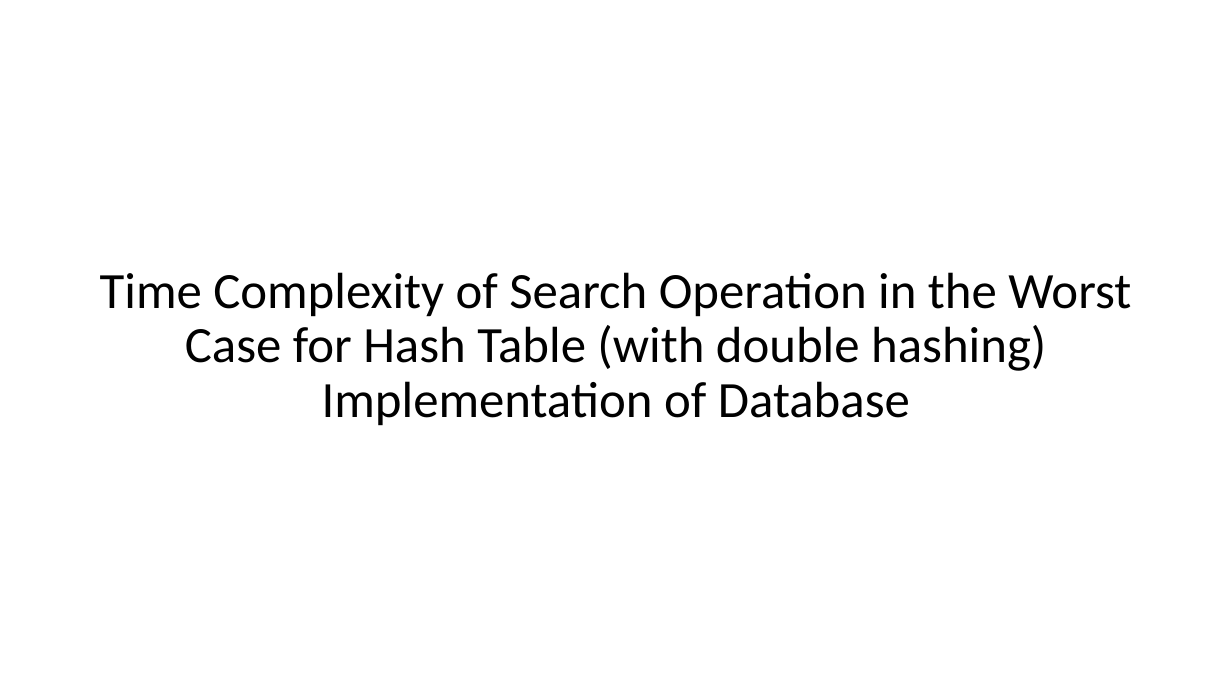
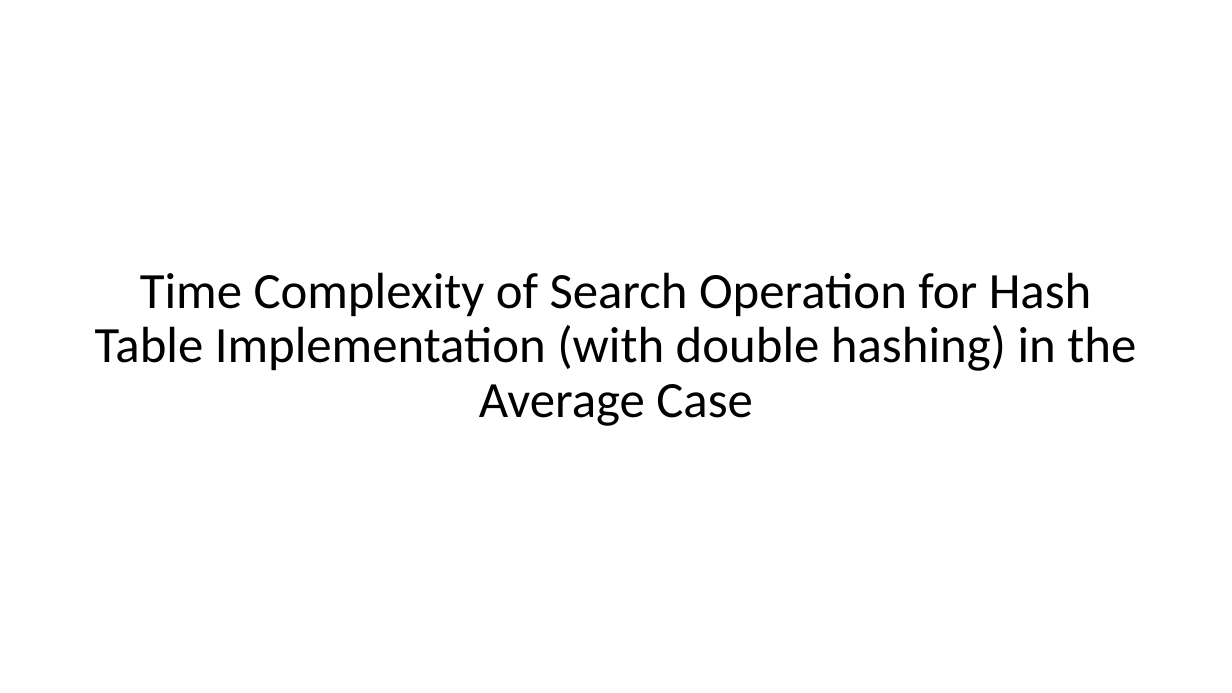
Before and after one commit to jpvail/PasswordVault, a slide deck: slide 8 of PreformanceAnalysis.pptx (slide 7 before the commit). Drawn at 1232x693 pixels with LibreOffice and Linux fonts; fonts in the diff are those of the drawing. Boxes give left, top, right and bottom in pixels: in the first picture for what was removed or moved away, otherwise in the second. Text is boxed around its words. In the diff, an @@ line names an element or a change of style, - is before the commit and + after.

```diff
--- a/PreformanceAnalysis.pptx
+++ b/PreformanceAnalysis.pptx
@@ title at (95, 272, 1136, 426): text changed @@
-Time Complexity of Search Operation in the Worst Case for Hash Table (with double hashing) Implementation of Database
+Time Complexity of Search Operation for Hash Table Implementation (with double hashing) in the Average Case
```
Also in this commit, not shown: 8 other slides changed, 1 slide added, 14 other files.
